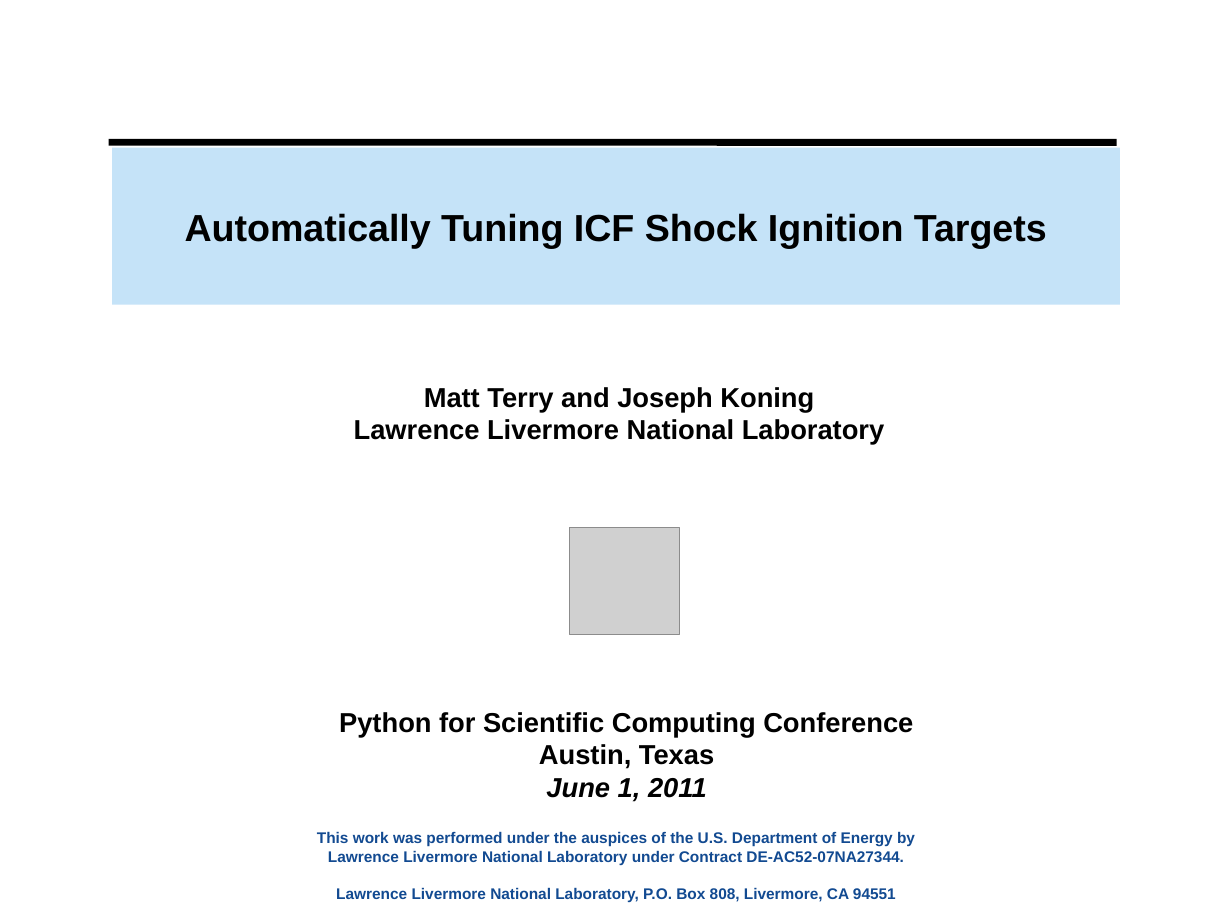
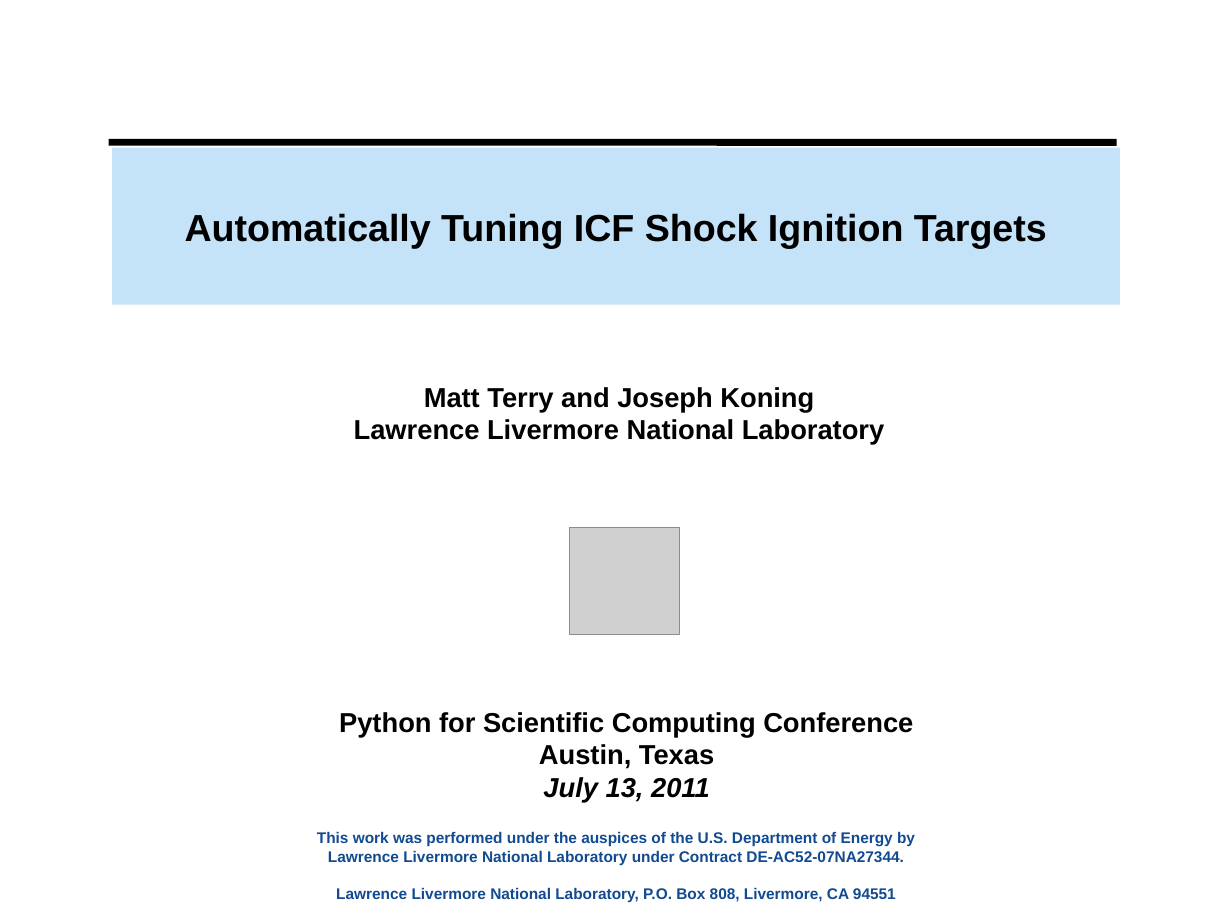
Before and after one commit to scipy-conference/scipy_proceedings, a slide deck: slide 1 of papers/koningterry/slides.pptx. Drawn at 1232x924 pixels with LibreOffice and Linux fonts; fonts in the diff are those of the drawing; grey boxes stand for pictures. Boxes give left, top, right and bottom in pixels: in the first picture for what was removed or moved away, otherwise in the second. Text is boxed around its words. In the diff, an @@ line names an element or a change of style, - is before the commit and + after.

```diff
--- a/papers/koningterry/slides.pptx
+++ b/papers/koningterry/slides.pptx
@@ text at bbox=[543, 777, 710, 803]: text changed @@
-June 1, 2011
+July 13, 2011
```
Also in this commit, not shown: 3 other slides changed.
